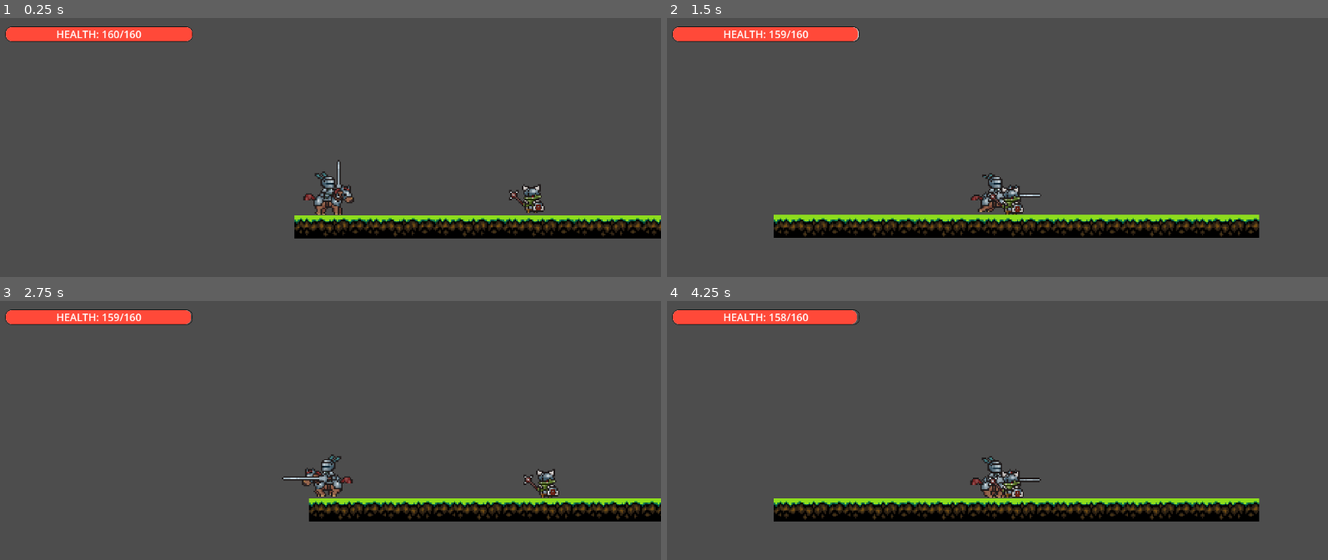
Above: before the commit, frames 1-4 (two rows, left to right).
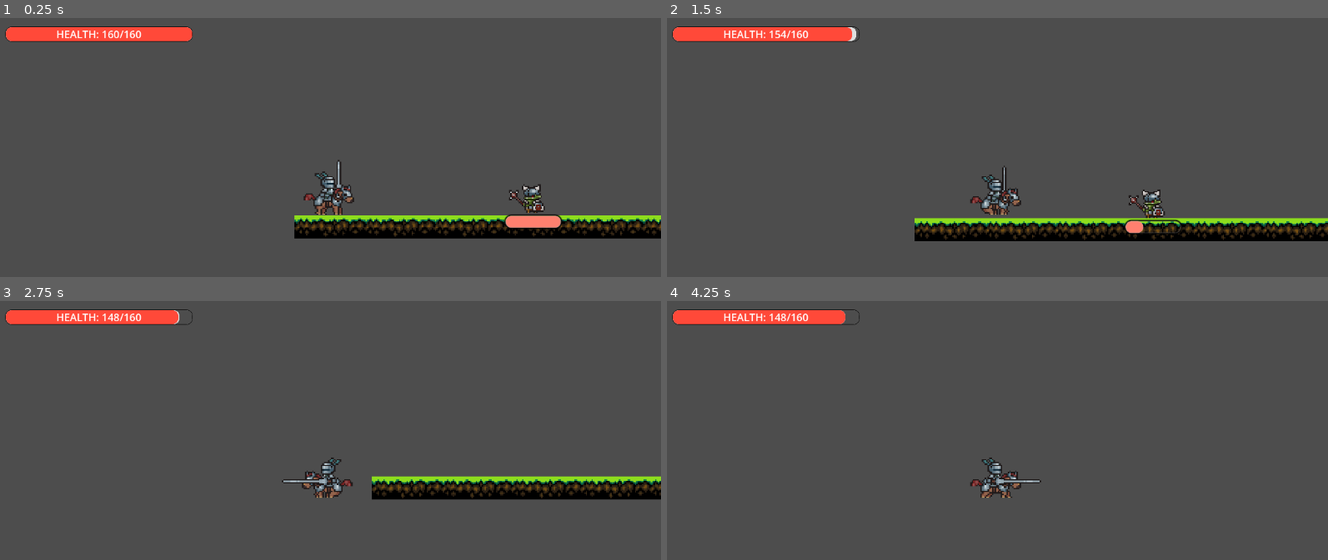
Above: after the commit, the same moments.

Repository: millesjethro/GAME_PROJECT
Game: Godot game, scene res://scene/levels/TestLevel/test_level.tscn
Two runs of this game, one before a commit and one after it. Both use one fixed random seed, a clock stepped at 60 frames per second and the inputs below.
Inputs:
- Up to frame 1 (0.25 s): no input
- Up to frame 2 (1.5 s): hold Right (ui_right) from 0.53 s (still down)
- Up to frame 3 (2.75 s): release Right (ui_right) at 2.03 s; hold Left (ui_left) from 2.03 s (still down)
- Up to frame 4 (4.25 s): release Left (ui_left) at 2.78 s; hold Right (ui_right) from 2.78 s (still down)

The runs differ from the first frame. In frame 1, 0.5% of the frame differs, in the area x 46-86%, y 60-82%; in frame 2, 7.9%; in frame 3, 9.4%, in the area x 16-100%, y 3-86%; in frame 4, 7.4%.

Commit message:
fix known issue

Diff:
--- a/project.godot
+++ b/project.godot
@@ -23,10 +23,12 @@
 "res://scene/enemy/": "red",
 "res://scene/levels/": "green",
 "res://scene/player/": "gray",
+"res://scene/ui/enemy/": "red",
 "res://scene/ui/player/": "gray",
 "res://scripts/enemy/": "red",
 "res://scripts/levels/": "green",
-"res://scripts/player/": "gray"
+"res://scripts/player/": "gray",
+"res://scripts/ui/enemy/": "red"
 }
 
 [rendering]
--- a/scene/enemy/OrcWarrior/orc_warrior.tscn
+++ b/scene/enemy/OrcWarrior/orc_warrior.tscn
@@ -1,8 +1,9 @@
-[gd_scene load_steps=17 format=3 uid="uid://cc7hmj2y7ds3l"]
+[gd_scene load_steps=18 format=3 uid="uid://cc7hmj2y7ds3l"]
 
 [ext_resource type="Script" uid="uid://dcwepxf0jc5qs" path="res://scripts/enemy/OrcWarrior/OrcWarrior.gd" id="1_jc6j7"]
 [ext_resource type="Script" uid="uid://bs08trj468qvl" path="res://scripts/enemy/OrcWarrior/OrcWarriorMainStatus.gd" id="2_jfaip"]
 [ext_resource type="Texture2D" uid="uid://d4do313kexwi8" path="res://assets/enemy/OrcWarrior/Armored Orc.png" id="2_njewi"]
+[ext_resource type="PackedScene" uid="uid://cd5mairk38ndl" path="res://scene/ui/enemy/EnemyHealthBar.tscn" id="4_njewi"]
 
 [sub_resource type="CapsuleShape2D" id="CapsuleShape2D_214q1"]
 radius = 7.0
@@ -115,3 +116,11 @@
 
 [node name="MainStatus" type="Node" parent="."]
 script = ExtResource("2_jfaip")
+
+[node name="EnemyHealthBar" parent="." instance=ExtResource("4_njewi")]
+offset_left = -20.0
+offset_top = 8.0
+offset_right = 20.0
+offset_bottom = 18.0
+
+[connection signal="area_entered" from="TakeDamage" to="." method="_on_take_damage_area_entered"]
--- a/scene/player/MainPlayer.tscn
+++ b/scene/player/MainPlayer.tscn
@@ -7,6 +7,23 @@
 [ext_resource type="Script" uid="uid://c2lp62smkyo45" path="res://scripts/player/PlayerSubStatus.gd" id="4_xq174"]
 [ext_resource type="Script" uid="uid://4732g1masfj6" path="res://scripts/player/PlayerOnStageStatus.gd" id="5_ps0ga"]
 [ext_resource type="PackedScene" uid="uid://xxvsmf2f5kxl" path="res://scene/ui/player/PlayerHealthBar.tscn" id="6_xfkkd"]
+[ext_resource type="Script" uid="uid://c46o5nicvuvxp" path="res://scripts/player/PlayerGold.gd" id="8_36hba"]
+
+[sub_resource type="AtlasTexture" id="AtlasTexture_oihod"]
+atlas = ExtResource("2_lcexw")
+region = Rect2(0, 600, 100, 100)
+
+[sub_resource type="AtlasTexture" id="AtlasTexture_pjx6l"]
+atlas = ExtResource("2_lcexw")
+region = Rect2(100, 600, 100, 100)
+
+[sub_resource type="AtlasTexture" id="AtlasTexture_obd1f"]
+atlas = ExtResource("2_lcexw")
+region = Rect2(200, 600, 100, 100)
+
+[sub_resource type="AtlasTexture" id="AtlasTexture_aa8ox"]
+atlas = ExtResource("2_lcexw")
+region = Rect2(300, 600, 100, 100)
 
 [sub_resource type="AtlasTexture" id="AtlasTexture_xq174"]
 atlas = ExtResource("2_lcexw")
@@ -66,6 +83,23 @@
 
 [sub_resource type="SpriteFrames" id="SpriteFrames_oihod"]
 animations = [{
+"frames": [{
+"duration": 1.0,
+"texture": SubResource("AtlasTexture_oihod")
+}, {
+"duration": 1.0,
+"texture": SubResource("AtlasTexture_pjx6l")
+}, {
+"duration": 1.0,
+"texture": SubResource("AtlasTexture_obd1f")
+}, {
+"duration": 1.0,
+"texture": SubResource("AtlasTexture_aa8ox")
+}],
+"loop": false,
+"name": &"hurt",
+"speed": 10.0
+}, {
 "frames": [{
 "duration": 1.0,
 "texture": SubResource("AtlasTexture_xq174")
@@ -132,12 +166,10 @@
 
 [node name="LancerSprite" type="AnimatedSprite2D" parent="."]
 sprite_frames = SubResource("SpriteFrames_oihod")
-animation = &"walking"
+animation = &"hurt"
 autoplay = "idle"
-frame = 4
-frame_progress = 0.739899
-
-[node name="DealDamage" type="Area2D" parent="."]
+
+[node name="DealDamage" type="Area2D" parent="." groups=["AreaDealDamage"]]
 
 [node name="DealDamageCollision" type="CollisionShape2D" parent="DealDamage"]
 position = Vector2(18, -5)
@@ -173,4 +205,7 @@
 [node name="OnStageStatus" type="Node" parent="PlayerStatus"]
 script = ExtResource("5_ps0ga")
 
+[node name="PlayerGold" type="Node" parent="."]
+script = ExtResource("8_36hba")
+
 [connection signal="area_entered" from="DealDamage" to="." method="_on_deal_damage_area_entered"]
--- /dev/null
+++ b/scene/ui/enemy/EnemyHealthBar.tscn
@@ -0,0 +1,41 @@
+[gd_scene load_steps=4 format=3 uid="uid://cd5mairk38ndl"]
+
+[ext_resource type="Script" uid="uid://c7j5wggkfs5y6" path="res://scripts/ui/enemy/enemy_health_bar.gd" id="1_cwjqv"]
+
+[sub_resource type="StyleBoxFlat" id="StyleBoxFlat_oirbc"]
+bg_color = Color(0.6, 0.6, 0.6, 0)
+border_width_left = 1
+border_width_top = 1
+border_width_right = 1
+border_width_bottom = 1
+border_color = Color(0, 0, 0, 1)
+corner_radius_top_left = 4
+corner_radius_top_right = 4
+corner_radius_bottom_right = 4
+corner_radius_bottom_left = 4
+
+[sub_resource type="StyleBoxFlat" id="StyleBoxFlat_38bjq"]
+bg_color = Color(1, 0.5023, 0.435509, 1)
+border_width_left = 1
+border_width_top = 1
+border_width_right = 1
+border_width_bottom = 1
+border_color = Color(0.8, 0.8, 0.8, 0)
+corner_radius_top_left = 4
+corner_radius_top_right = 4
+corner_radius_bottom_right = 4
+corner_radius_bottom_left = 4
+
+[node name="EnemyHealthBar" type="ProgressBar"]
+offset_right = 128.0
+offset_bottom = 20.0
+theme_override_styles/background = SubResource("StyleBoxFlat_oirbc")
+theme_override_styles/fill = SubResource("StyleBoxFlat_38bjq")
+value = 20.0
+show_percentage = false
+script = ExtResource("1_cwjqv")
+
+[node name="HideTimer" type="Timer" parent="."]
+wait_time = 1.75
+
+[connection signal="timeout" from="HideTimer" to="." method="_on_hide_timer_timeout"]
--- a/scripts/enemy/OrcWarrior/OrcWarrior.gd
+++ b/scripts/enemy/OrcWarrior/OrcWarrior.gd
@@ -1,6 +1,12 @@
 extends CharacterBody2D
 
+@onready var mainStatus = $MainStatus
 @export var GravityForce = 200
+@onready var hpShow = $EnemyHealthBar
+
+func _ready() -> void:
+	hpShow.init_health(mainStatus.Health)
+
 
 func _physics_process(delta: float) -> void:
 	if not is_on_floor():
@@ -8,3 +14,17 @@
 	else:
 		velocity.y = 0  # stay grounded when on floor
 	move_and_slide()
+
+func _on_take_damage_area_entered(area: Area2D) -> void:
+	if area.is_in_group("AreaDealDamage"):
+		var parent = area.get_parent()
+		if parent.has_node("PlayerStatus/OnStageStatus"):
+			var player_stats = parent.get_node("PlayerStatus/OnStageStatus")
+			var damage = player_stats.calc_damage()
+			print("Damage: ", damage)
+			var currentHp = mainStatus.take_damage(damage)
+			print("Current Hp: ", currentHp)
+			hpShow.set_health(currentHp)
+
+func _on_enemy_died(gold_amount: int) -> void:
+	pass
--- a/scripts/enemy/OrcWarrior/OrcWarriorMainStatus.gd
+++ b/scripts/enemy/OrcWarrior/OrcWarriorMainStatus.gd
@@ -5,9 +5,19 @@
 @export var Health = 0
 
 var GoldDrop = 0
+signal died(gold_amount: int) # 🔹 signal for when this enemy dies
 
 func _ready() -> void:
-	Attack = randi_range(5, 15)
-	Defense = randi_range(5, 9)
-	Health = randi_range(15, 25)
-	GoldDrop = randi_range(5, 24)
+	var level = randi_range(1, 10)
+	Attack = 8 + level
+	Defense = 4 + level
+	Health = 25 + level
+	GoldDrop = 5 + level
+
+func take_damage(incoming: int) -> int:
+	Health -= incoming
+	if Health < 0:
+		emit_signal("died", GoldDrop) # 🔹 notify listeners
+		get_parent().queue_free()
+		return Health
+	return Health
--- /dev/null
+++ b/scripts/player/PlayerGold.gd
@@ -0,0 +1,7 @@
+extends Node
+
+@export var Gold: int = 0
+
+func add_gold(amount: int) -> void:
+	Gold += amount
+	print("Gold now: ", Gold)
--- a/scripts/player/PlayerOnStageStatus.gd
+++ b/scripts/player/PlayerOnStageStatus.gd
@@ -30,7 +30,7 @@
 # ---------------------
 # Damage To Enemy
 # ---------------------
-func _calc_damage() -> int:
+func calc_damage() -> int:
 	var roll = randf()  # already returns [0, 1), no need for round()
 	if roll <= CritChance:
 		return int(FinalAttack * Critical)
--- a/scripts/player/PlayerScript.gd
+++ b/scripts/player/PlayerScript.gd
@@ -1,11 +1,21 @@
 extends CharacterBody2D
 
-@onready var PlayerSprite = $LancerSprite
+@onready var PlayerSprite: AnimatedSprite2D = $LancerSprite
 @onready var PlayerHp = $CanvasLayer/PlayerHealthBar
 @onready var OnStageStats = $PlayerStatus/OnStageStatus
 
 @export var GravityForce: float = 600.0 # downward pull
 @export var MoveSpeed: float = 200.0   # movement speed
+
+var is_knockback: bool = false
+
+# Physics values
+var gravity: float = 900.0
+var move_speed: float = 200.0
+
+# Knockback values
+var knockback_force: float = 150.0   # backward push
+var knockback_up: float = -200.0     # upward launch
 
 func _ready() -> void:
 	PlayerSprite.play("idle")
@@ -13,7 +23,20 @@
 	PlayerHp.init_health(OnStageStats.FinalHealthPoints)
 
 func _physics_process(delta: float) -> void:
-	PlayerMovement(delta)
+	# Always apply gravity
+	if not is_on_floor():
+		velocity.y += gravity * delta
+
+	if is_knockback:
+		# During knockback, player has no control
+		move_and_slide()
+
+		# Once they land, stop knockback
+		if is_on_floor():
+			is_knockback = false
+	else:
+		# Normal movement only if not knocked back
+		PlayerMovement(delta)
 
 # --------------------------------
 # Player Movement Function
@@ -47,11 +70,32 @@
 
 func _on_deal_damage_area_entered(area: Area2D) -> void:
 	if area.is_in_group("EnemyTakeDamage"):
-		var enemy = area.get_parent()   # Enemy node
+		var enemy = area.get_parent()
 		if enemy.has_node("MainStatus"):
 			var enemy_stats = enemy.get_node("MainStatus")
 			var enemy_attack = enemy_stats.Attack
-			#print(enemy_attack)
+
+			# Play hurt animation
+			PlayerSprite.play("hurt")
+
+			# Knockback direction (left/right depending on enemy position)
+			var dir = sign(global_position.x - enemy.global_position.x)
+
+			# Apply both backward + upward velocity
+			velocity.x = dir * knockback_force
+			velocity.y = knockback_up
+			is_knockback = true
+
+			# Reduce health
 			var currentHp = OnStageStats._take_damage(enemy_attack)
-			#print(currentHp)
 			PlayerHp.set_health(currentHp)
+
+
+func apply_knockback(force: Vector2) -> void:
+	# If your player is a CharacterBody2D
+	velocity = force
+	# Optionally: start a timer to stop knockback after a short time
+	var knockback_timer = get_tree().create_timer(0.2) # 0.2 sec knockback
+	knockback_timer.timeout.connect(func ():
+		velocity = Vector2.ZERO
+	)
--- /dev/null
+++ b/scripts/ui/enemy/enemy_health_bar.gd
@@ -0,0 +1,40 @@
+extends ProgressBar
+
+@onready var hide_timer: Timer = $HideTimer
+
+var fade_tween: Tween
+
+# ---------------------
+# Initialize Bars
+# ---------------------
+func init_health(hp: int):
+	max_value = hp
+	value = hp
+	modulate.a = 1.0
+	show()
+	hide_timer.start()
+
+# ---------------------
+# Update Health
+# ---------------------
+func set_health(hp: int):
+	value = hp
+
+	# Reset visibility
+	if fade_tween and fade_tween.is_valid():
+		fade_tween.kill()  # stop old tween if still running
+
+	modulate.a = 1.0
+	show()
+	hide_timer.start()
+
+# ---------------------
+# Timer Timeout -> Fade Out
+# ---------------------
+func _on_hide_timer_timeout() -> void:
+	fade_tween = create_tween()
+	fade_tween.tween_property(self, "modulate:a", 0.0, 0.5) # fade to transparent
+	fade_tween.finished.connect(func ():
+		hide()
+		modulate.a = 1.0 # reset alpha for next time
+	)
Not shown: 1 places in scene/player/MainPlayer.tscn that only renumber resources
Not shown, added: scripts/player/PlayerGold.gd.uid
Not shown, added: scripts/ui/enemy/enemy_health_bar.gd.uid
